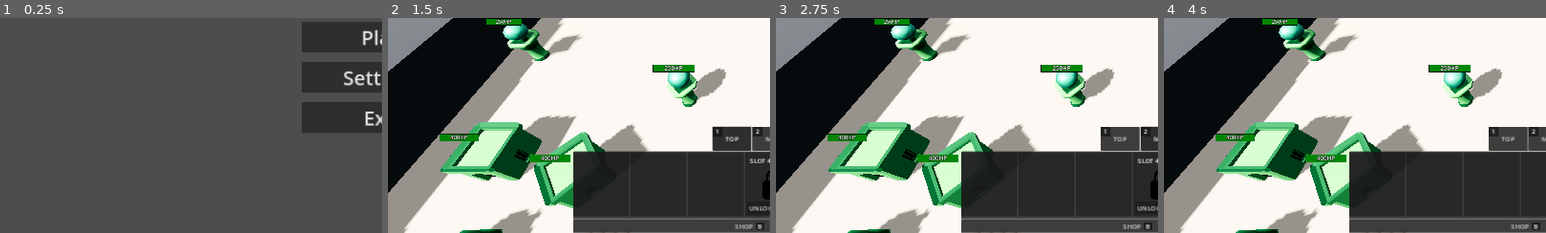
Above: before the commit, frames 1-4 (left to right).
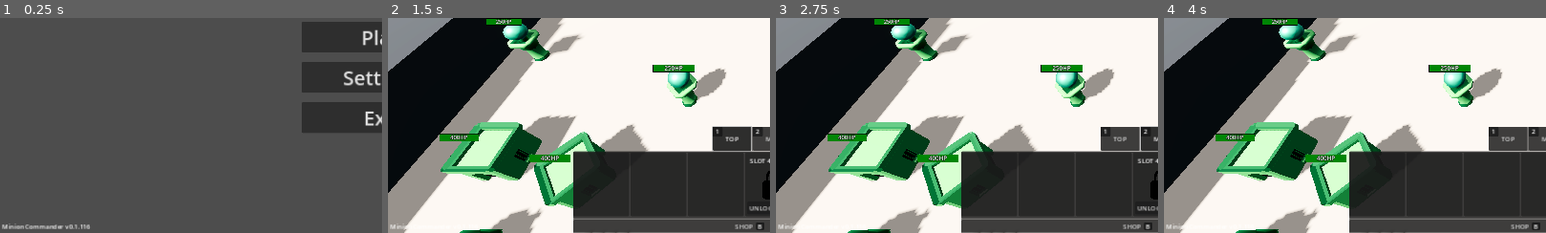
Above: after the commit, the same moments.

Repository: RadekGrzankowski/ChipsowyJam1
Game: Godot game, scene res://Scenes/Levels/main_menu.tscn
The game is run twice, just before and just after one commit, with the same random seed, the same clock (stepped at 60 frames per second) and the same inputs.
Inputs:
- Up to frame 1 (0.25 s): no input
- Up to frame 2 (1.5 s): click "Play" at 0.5 s; click "TOP" at 1.25 s
- Up to frame 3 (2.75 s): click "MID" at 2 s
- Up to frame 4 (4 s): click "BOT" at 2.75 s; click "UNLOCK (100G)" at 3.5 s
The pictures show only the part of the screen within x 0-50%, y 50-100%; the shares and areas given below are measured in that part.

The runs differ from the first frame. In frame 1, 0.4% of the frame differs, in the area x 0-24%, y 95-99%; in frame 2, less than 0.1%; in frame 3, less than 0.1%; in frame 4, less than 0.1%.

Commit message:
Version label in bottom left corner

Diff:
--- a/ChipsowyJam/Scripts/Game.gd
+++ b/ChipsowyJam/Scripts/Game.gd
@@ -121,3 +121,11 @@
 var moon_elves_color = Color.LEMON_CHIFFON
 var sun_elves_color = Color.DARK_ORANGE
 var beast_color = Color.DIM_GRAY
+
+var current_version: String = "0.1.116"
+
+func _ready():
+	var version_label: Label = Label.new()
+	version_label.set_anchors_and_offsets_preset(Control.PRESET_BOTTOM_LEFT, Control.PRESET_MODE_MINSIZE, 5)
+	version_label.text = "Minion Commander v"+current_version
+	add_child(version_label)
